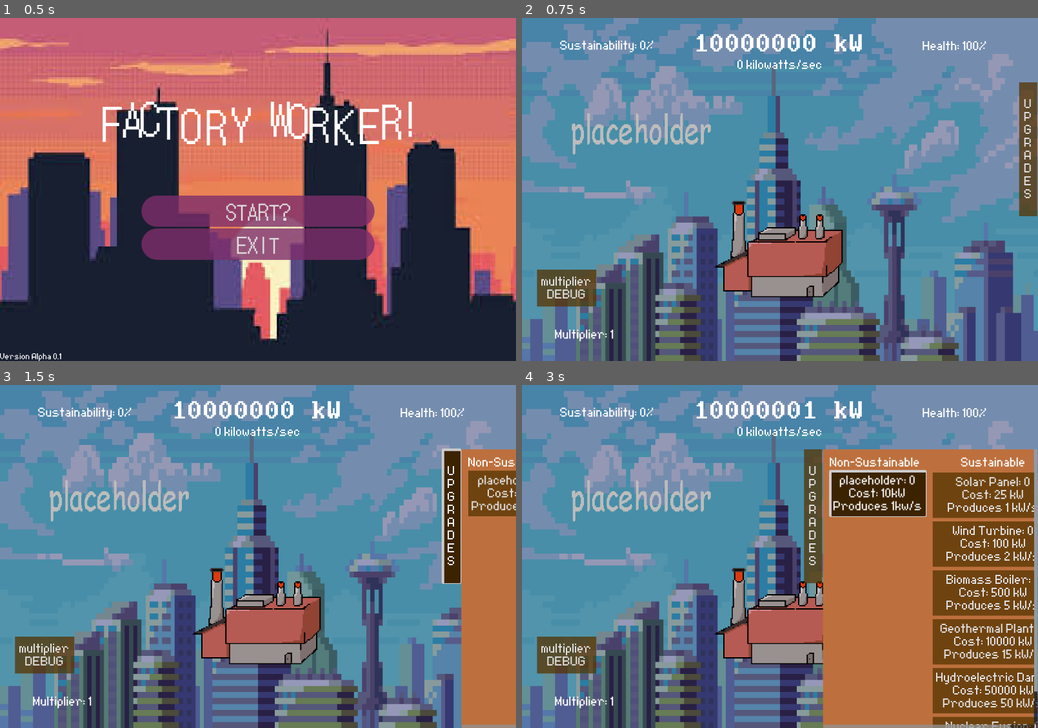
Above: before the commit, frames 1-4 (two rows, left to right).
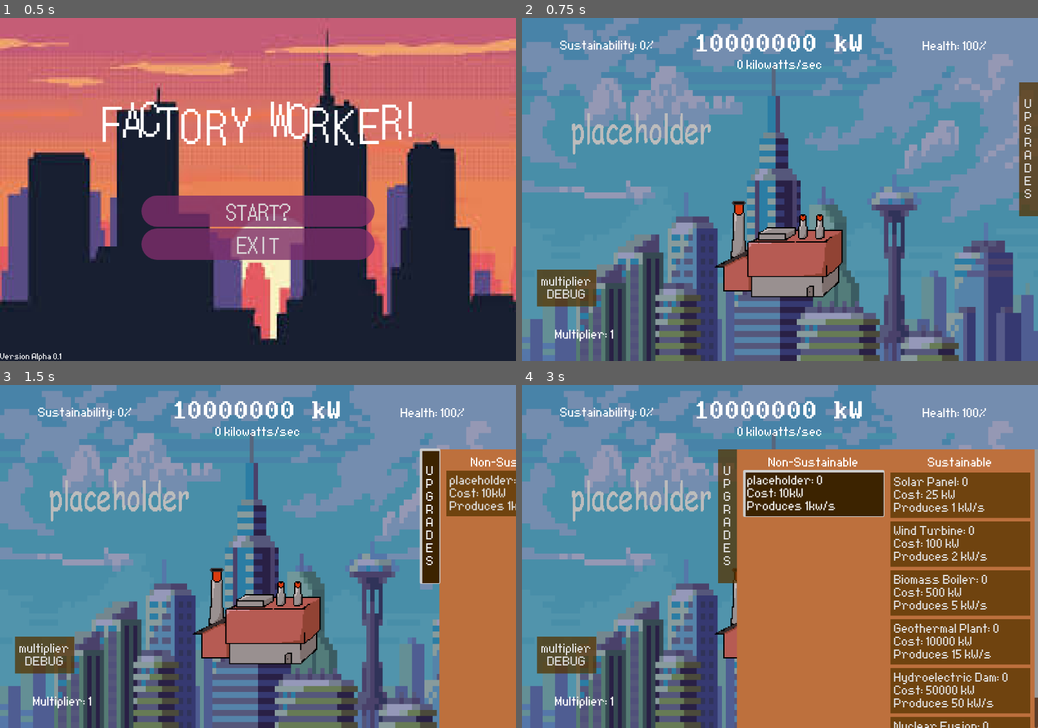
Above: after the commit, the same moments.

Repository: chu0029/SusGame
Game: Godot game, scene res://scenes/menu_start.tscn
The game is run twice, just before and just after one commit, with the same random seed, the same clock (stepped at 60 frames per second) and the same inputs.
Inputs (mouse positions are in pixels of both pictures, inside the frame that each line leads up to):
- Up to frame 1 (0.5 s): no input
- Up to frame 2 (0.75 s): click "START?" at 0.5 s
- Up to frame 3 (1.5 s): click "U P G R A D E S" at 1.25 s
- Up to frame 4 (3 s): click (780, 611) at 2 s; click "placeholder: 0 Cost: 10kW Pro…" at 2.75 s

Frame 1 is identical in both runs. In frame 2, 0.3% of the frame differs, in the area x 97-100%, y 18-58%; in frame 3, 5.8%; in frame 4, 25%, in the area x 38-100%, y 4-100%.

Commit message:
fixed menu spacing

Diff:
--- /dev/null
+++ b/brown_style_box_flat.tres
@@ -0,0 +1,10 @@
+[gd_resource type="StyleBoxFlat" format=3 uid="uid://dioyette6nsa4"]
+
+[resource]
+content_margin_left = 8.0
+content_margin_top = 8.0
+content_margin_right = 8.0
+content_margin_bottom = 8.0
+bg_color = Color(0.236556, 0.137214, 4.81308e-08, 1)
+border_width_left = 4
+border_width_top = 4
--- a/filees and stuff/gametest.tres
+++ b/filees and stuff/gametest.tres
@@ -2,15 +2,7 @@
 
 [ext_resource type="StyleBox" uid="uid://bmd8e1tc2yjsf" path="res://filees and stuff/TEST_style_box_flat.tres" id="1_1prqb"]
 [ext_resource type="FontFile" uid="uid://cdooeuyqiy8tm" path="res://filees and stuff/robots.ttf" id="1_bf4m7"]
-
-[sub_resource type="StyleBoxFlat" id="StyleBoxFlat_bf4m7"]
-content_margin_left = 8.0
-content_margin_top = 8.0
-content_margin_right = 8.0
-content_margin_bottom = 8.0
-bg_color = Color(0.236556, 0.137214, 4.81308e-08, 1)
-border_width_left = 4
-border_width_top = 4
+[ext_resource type="StyleBox" uid="uid://dioyette6nsa4" path="res://brown_style_box_flat.tres" id="2_bf4m7"]
 
 [sub_resource type="StyleBoxFlat" id="StyleBoxFlat_74k86"]
 bg_color = Color(0.741176, 0.439216, 0.239216, 1)
@@ -22,7 +14,8 @@
 default_font = ExtResource("1_bf4m7")
 default_font_size = 48
 Button/fonts/font = ExtResource("1_bf4m7")
-Button/styles/hover = SubResource("StyleBoxFlat_bf4m7")
+Button/styles/hover = ExtResource("2_bf4m7")
 Button/styles/normal = ExtResource("1_1prqb")
+Button/styles/pressed = ExtResource("2_bf4m7")
 Panel/styles/panel = SubResource("StyleBoxFlat_74k86")
 VScrollBar/styles/grabber = SubResource("StyleBoxFlat_kuev6")
--- a/scenes/gametest.tscn
+++ b/scenes/gametest.tscn
@@ -142,7 +142,7 @@
 layout_mode = 2
 offset_left = 1200.0
 offset_top = 150.0
-offset_right = 1690.0
+offset_right = 1900.0
 offset_bottom = 800.0
 theme = ExtResource("3_34im5")
 script = ExtResource("6_82nuq")
@@ -150,14 +150,15 @@
 [node name="ScrollContainer" type="ScrollContainer" parent="Panel"]
 custom_minimum_size = Vector2(100, 100)
 layout_mode = 1
-anchors_preset = -1
-anchor_right = 0.04
-anchor_bottom = 0.124
-offset_right = 479.2
-offset_bottom = 569.4
+anchors_preset = 15
+anchor_right = 1.0
+anchor_bottom = 1.0
+grow_horizontal = 2
+grow_vertical = 2
 theme = ExtResource("3_34im5")
 
 [node name="MarginContainer" type="MarginContainer" parent="Panel/ScrollContainer"]
+clip_contents = true
 custom_minimum_size = Vector2(450, 450)
 layout_mode = 2
 theme_override_constants/margin_left = 16
@@ -174,12 +175,15 @@
 [node name="Label" type="Label" parent="Panel/ScrollContainer/MarginContainer/HBoxContainer/nonsusvbox"]
 layout_mode = 2
 text = "Non-Sustainable"
+horizontal_alignment = 1
 
 [node name="Button" type="Button" parent="Panel/ScrollContainer/MarginContainer/HBoxContainer/nonsusvbox"]
+custom_minimum_size = Vector2(325, 100)
 layout_mode = 2
 text = "placeholder: 0
 Cost: 10kW
 Produces 1kw/s"
+alignment = 0
 
 [node name="susvbox" type="VBoxContainer" parent="Panel/ScrollContainer/MarginContainer/HBoxContainer"]
 clip_contents = true
@@ -193,51 +197,69 @@
 horizontal_alignment = 1
 
 [node name="solarpanel" type="Button" parent="Panel/ScrollContainer/MarginContainer/HBoxContainer/susvbox"]
+custom_minimum_size = Vector2(325, 100)
 layout_mode = 2
 theme = ExtResource("3_34im5")
 text = "Solar Panel: 0
 Cost: 25 kW
 Produces 1 kW/s"
+alignment = 0
+autowrap_mode = 1
 
 [node name="windturbine" type="Button" parent="Panel/ScrollContainer/MarginContainer/HBoxContainer/susvbox"]
+custom_minimum_size = Vector2(325, 100)
 layout_mode = 2
 theme = ExtResource("3_34im5")
 text = "Wind Turbine: 0
 Cost: 100 kW
 Produces 2 kW/s"
+alignment = 0
+autowrap_mode = 1
 
 [node name="biomass" type="Button" parent="Panel/ScrollContainer/MarginContainer/HBoxContainer/susvbox"]
+custom_minimum_size = Vector2(325, 100)
 layout_mode = 2
 theme = ExtResource("3_34im5")
 text = "Biomass Boiler: 0
 Cost: 500 kW
 Produces 5 kW/s"
+alignment = 0
+autowrap_mode = 1
 
 [node name="geothermalplant" type="Button" parent="Panel/ScrollContainer/MarginContainer/HBoxContainer/susvbox"]
+custom_minimum_size = Vector2(325, 100)
 layout_mode = 2
 theme = ExtResource("3_34im5")
 text = "Geothermal Plant: 0
 Cost: 10000 kW
 Produces 15 kW/s"
+alignment = 0
+autowrap_mode = 1
 
 [node name="hydroelectricdam" type="Button" parent="Panel/ScrollContainer/MarginContainer/HBoxContainer/susvbox"]
+custom_minimum_size = Vector2(325, 100)
 layout_mode = 2
 theme = ExtResource("3_34im5")
 text = "Hydroelectric Dam: 0
 Cost: 50000 kW
 Produces 50 kW/s"
+alignment = 0
+autowrap_mode = 1
+clip_text = true
 
 [node name="nuclearfusion" type="Button" parent="Panel/ScrollContainer/MarginContainer/HBoxContainer/susvbox"]
+custom_minimum_size = Vector2(325, 100)
 layout_mode = 2
 theme = ExtResource("3_34im5")
 text = "Nuclear Fusion: 0
 Cost: 1000000 kW
 Produces 1000 kW/s"
+alignment = 0
+autowrap_mode = 1
 
 [node name="upgrades" type="Button" parent="Panel"]
 layout_mode = 0
 offset_left = -44.0
-offset_right = -2.0
 offset_bottom = 312.0
 theme = ExtResource("3_34im5")
 text = "U
--- a/scenes/upgrademove.gd
+++ b/scenes/upgrademove.gd
@@ -20,7 +20,7 @@
 		var tween = get_tree().create_tween()
 		tween.set_trans(Tween.TRANS_BOUNCE)
 		tween.set_ease(Tween.EASE_OUT)
-		tween.tween_property(self, "global_position", Vector2(700, 150), 1.0)
+		tween.tween_property(self, "global_position", Vector2(500, 150), 1.0) #move menu out
 		upgradesOpen = true
 		#print(upgradesOpen)
 		pass
Not shown: 1 places in scenes/menu_start.tscn that only renumber resources
